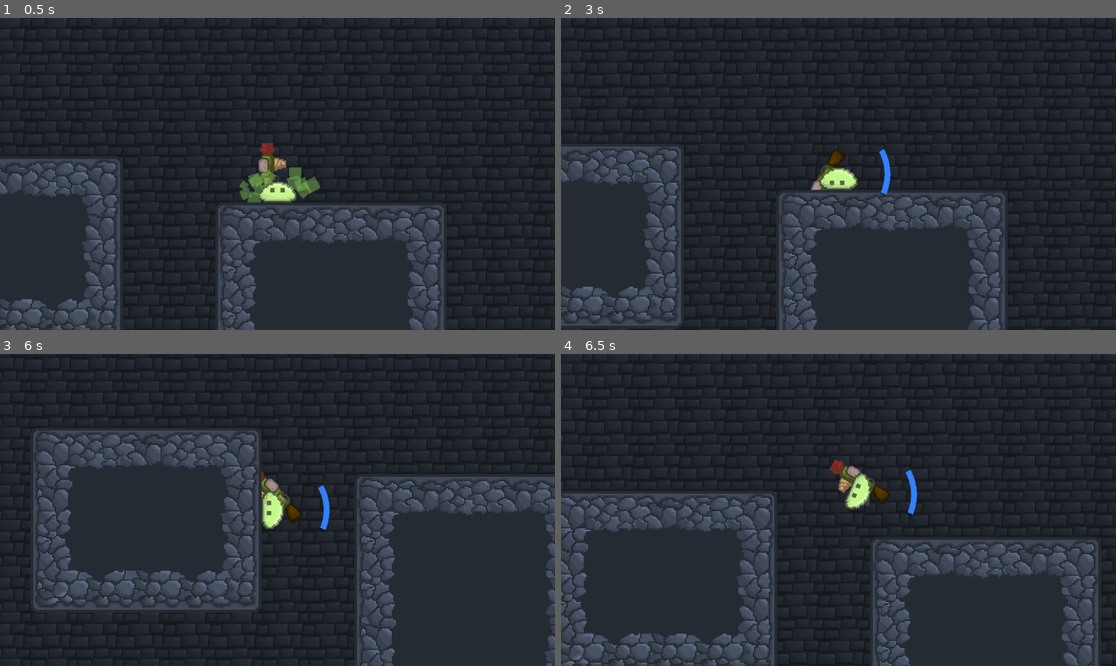
Above: before the commit, frames 1-4 (two rows, left to right).
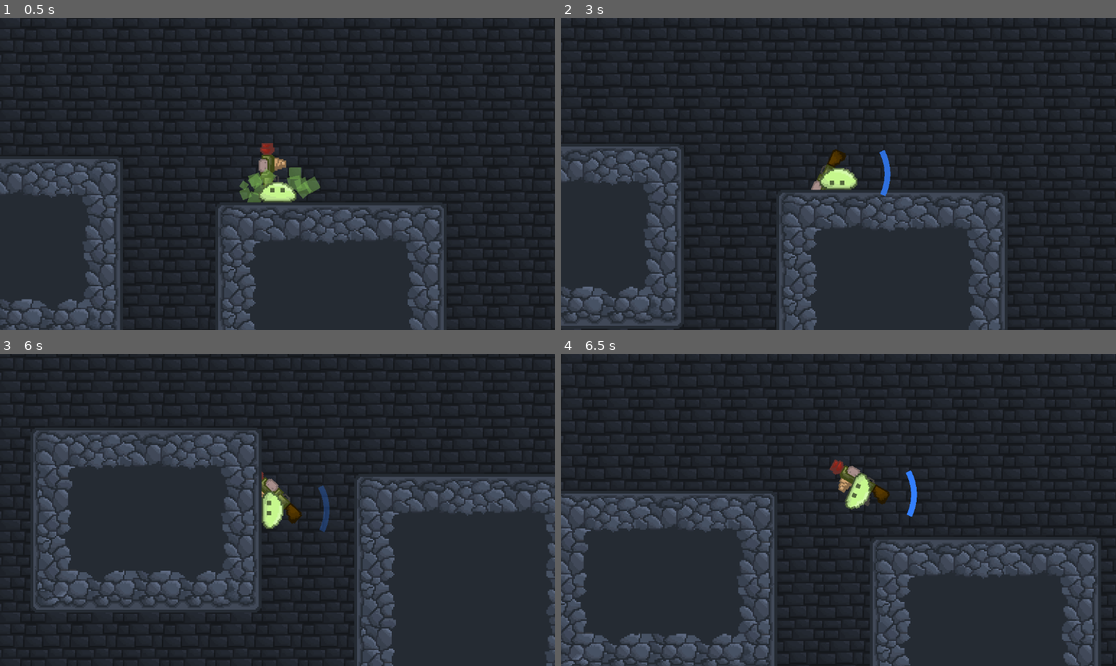
Above: after the commit, the same moments.

Repository: Z0nate/Nzara
Game: Godot game, scene res://Scenes/main.tscn
The game is run twice, just before and just after one commit, with the same random seed, the same clock (stepped at 60 frames per second) and the same inputs.
Inputs (mouse positions are in pixels of both pictures, inside the frame that each line leads up to):
- Up to frame 1 (0.5 s): no input
- Up to frame 2 (3 s): tap Enter (ui_accept) at 0.5, 0.77, 1.52 s; move the mouse to (960, 158) at 0.52 s; move the mouse to (727, 189) at 1.27 s; move the mouse to (894, 105) at 2.02 s; move the mouse to (810, 236) at 2.77 s
- Up to frame 3 (6 s): tap Enter (ui_accept) at 3.02, 3.77, 4.52 s; move the mouse to (444, 556) at 3.52 s; move the mouse to (111, 463) at 4.27 s; move the mouse to (305, 510) at 5.02 s; move the mouse to (194, 432) at 5.77 s
- Up to frame 4 (6.5 s): tap Enter (ui_accept) at 6.02 s

Frame 1 is identical in both runs. In frame 2, 0.2% of the frame differs, in the area x 57-60%, y 41-58%; in frame 3, 0.2%; in frame 4, less than 0.1%.

Commit message:
Fixing One way margin

Diff:
--- a/Scenes/tile_map_layer.tscn
+++ b/Scenes/tile_map_layer.tscn
@@ -255,14 +255,11 @@
 3:9/0/physics_layer_0/polygon_0/points = PackedVector2Array(-16, -16, 16, -16, 16, 16, -16, 16)
 8:0/0 = 0
 1:13/0 = 0
-1:13/0/physics_layer_0/polygon_0/points = PackedVector2Array(-10.8334465, -16, 16, -16, 16, -4.4608307, -10.761707, -4.3655987)
-1:13/0/physics_layer_0/polygon_0/one_way = true
+1:13/0/physics_layer_0/polygon_0/points = PackedVector2Array(-16, -16, 16, -16, 16, -14, -16, -14)
 2:13/0 = 0
-2:13/0/physics_layer_0/polygon_0/points = PackedVector2Array(-16, -16, 16, -16, 16, -4.4608307, -16, -4.1422005)
-2:13/0/physics_layer_0/polygon_0/one_way = true
+2:13/0/physics_layer_0/polygon_0/points = PackedVector2Array(-16, -16, 16, -16, 16, -14, -16, -14)
 3:13/0 = 0
-3:13/0/physics_layer_0/polygon_0/points = PackedVector2Array(10.8334465, -16, -16, -16, -16, -4.4608307, 10.761707, -4.3655987)
-3:13/0/physics_layer_0/polygon_0/one_way = true
+3:13/0/physics_layer_0/polygon_0/points = PackedVector2Array(-16, -16, 16, -16, 16, -14, -16, -14)
 0:13/0 = 0
 1:12/0 = 0
 0:12/0 = 0
--- a/Scripts/player.gd
+++ b/Scripts/player.gd
@@ -39,8 +39,7 @@
 var stamina: float = 100.0
 var max_stamina: float = 100.0
 var stamina_drain_rate: float = 45.0
-var stamina_regen_rate: float = 20.0
-var stamina_launch_cost: float = 40.0
+var stamina_regen_rate: float = 40.0
 
 var target_camera_zoom = 3.0
 var charging := false
--- a/Scripts/sector_bar.gd
+++ b/Scripts/sector_bar.gd
@@ -42,12 +42,11 @@
     if progress_value <= 0.0:
         return
 
-    var progress_angle = total_angle * progress_value
+    var progress_angle = total_angle * (1.0 - progress_value)
     var segments = maxi(int(48 * progress_value), 4)
-    draw_arc(center, track_radius, start_angle, start_angle + progress_angle,
+    draw_arc(center, track_radius, start_angle + progress_angle, end_angle,
              segments, bar_color, bar_thickness)
-    draw_arc(center, outer_radius, start_angle, start_angle + progress_angle,
-             segments, border_color, border_width)
+
 
 func _process(delta: float) -> void:
     rotation = -get_parent().rotation
